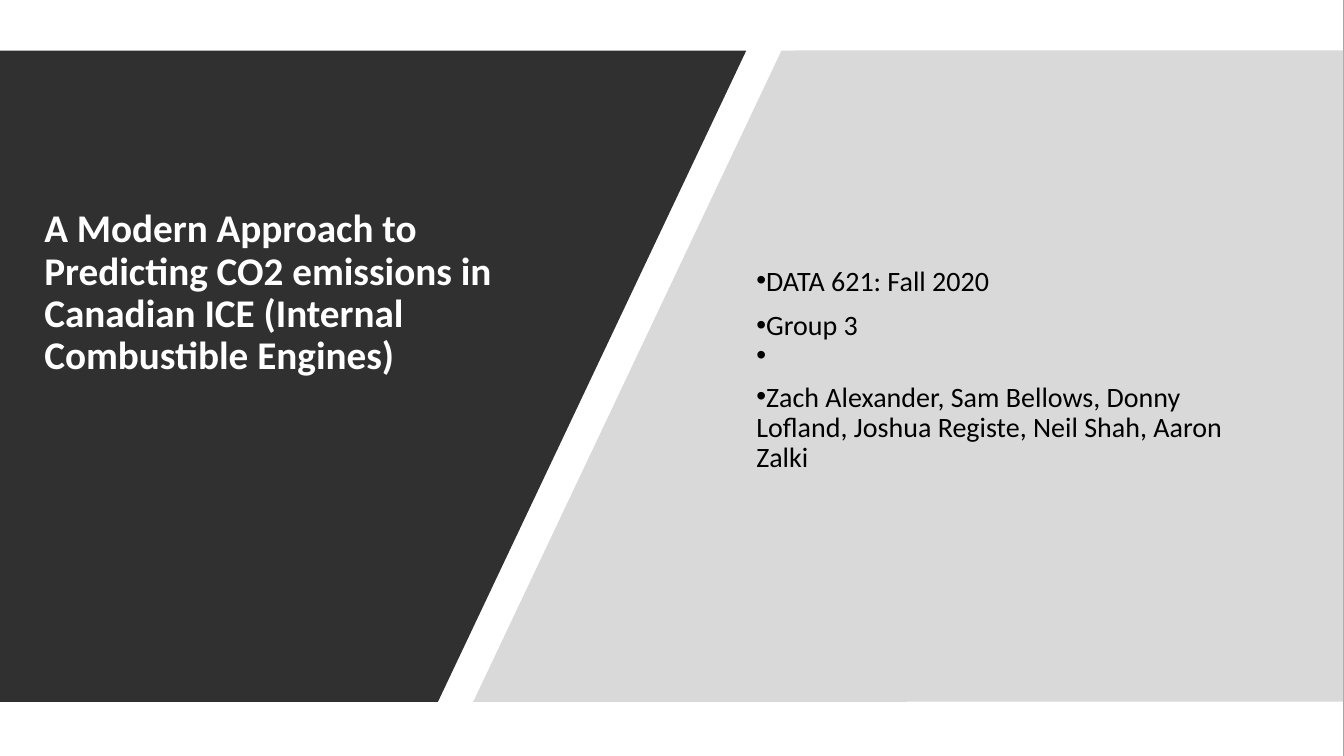
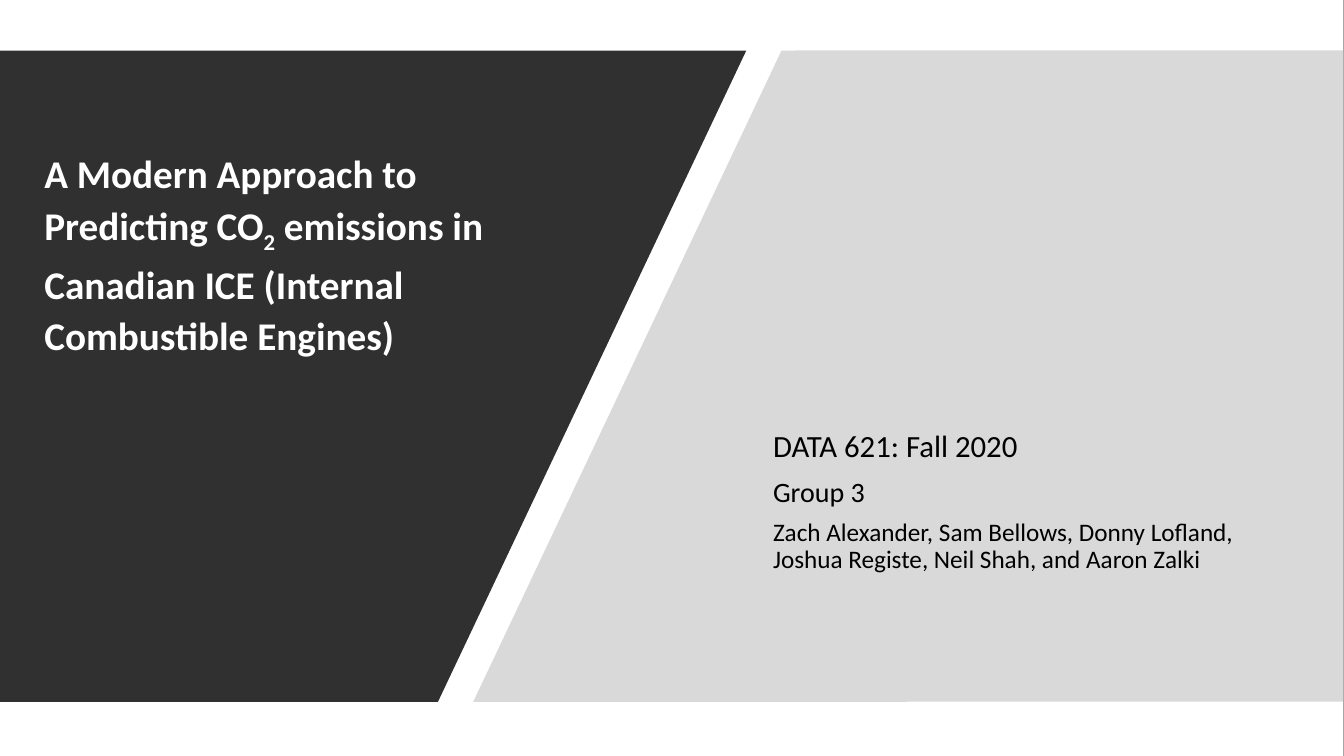
Before and after one commit to djlofland/DS621_F2020_Group3, a slide deck: slide 1 of Final Project/Group_3_FinalProject.pptx. Drawn at 1344x756 pixels with LibreOffice and Linux fonts; fonts in the diff are those of the drawing. Boxes give left, top, right and bottom in pixels: in the first picture for what was removed or moved away, otherwise in the second. Text is boxed around its words. In the diff, an @@ line names an element or a change of style, - is before the commit and + after.

```diff
--- a/Final Project/Group_3_FinalProject.pptx
+++ b/Final Project/Group_3_FinalProject.pptx
@@ title "A Modern Approach to Predicting ..." at box(44, 160, 483, 357): now subscript in "CO2"; line spacing 0.9 to 1.1; vertical alignment bottom to middle @@
@@ subtitle "DATA 621: Fall 2020": place and size @@
-subtitle "DATA 621: Fall 2020" at box(756, 271, 1222, 467)
+subtitle "DATA 621: Fall 2020" at box(773, 435, 1233, 573)
@@ subtitle at box(773, 435, 1017, 507): size 20 to 22 pt in "DATA 621: Fall 2020"; bullet • to none; less space between paragraphs @@
@@ subtitle at box(773, 523, 1233, 573): text changed; size 20 to 18 pt @@
-• Zach Alexander, Sam Bellows, Donny Lofland, Joshua Registe, Neil Shah, Aaron Zalki
+Zach Alexander, Sam Bellows, Donny Lofland,
+Joshua Registe, Neil Shah, and Aaron Zalki
```
Also in this commit, not shown: 5 other slides changed, 1 slide added, 3 slides removed, 3 other files.
